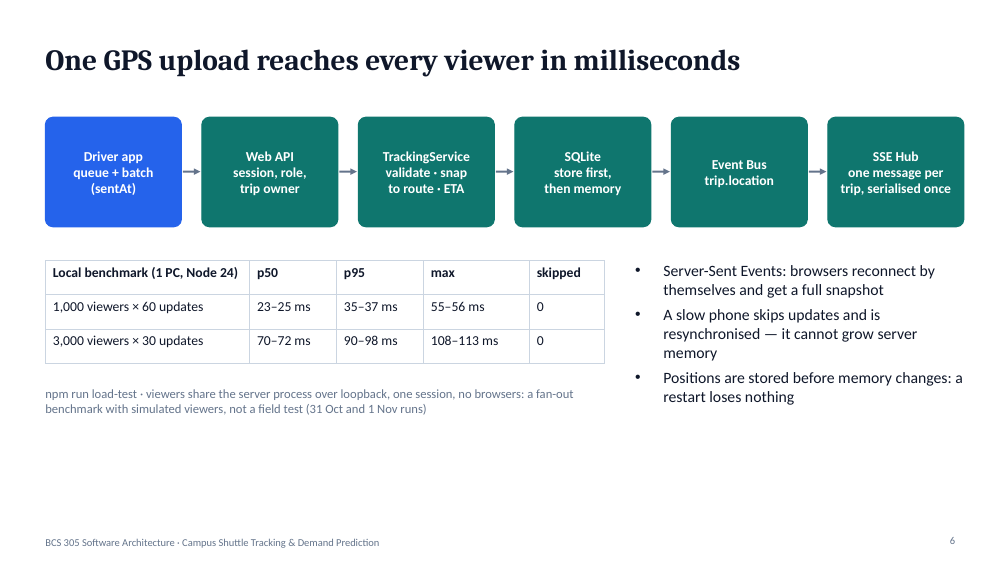
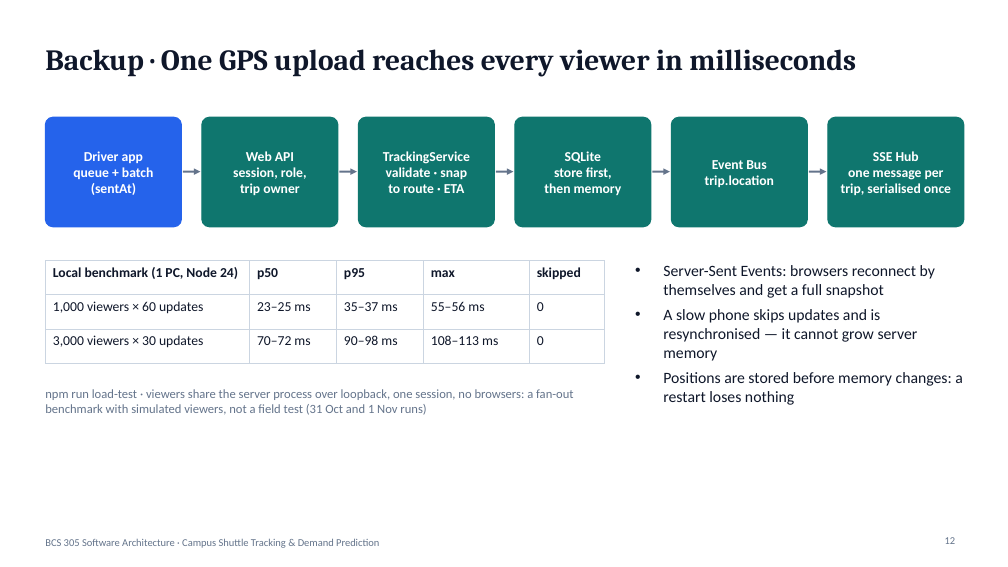
Before and after one commit to abdullahshammari796-ctrl/CampusShuttle, a slide deck: slide 12 of docs/presentation/campus-shuttle-presentation.pptx (slide 6 before the commit). Drawn at 1008x567 pixels with LibreOffice and Linux fonts; fonts in the diff are those of the drawing. Boxes give left, top, right and bottom in pixels: in the first picture for what was removed or moved away, otherwise in the second. Text is boxed around its words. In the diff, an @@ line names an element or a change of style, - is before the commit and + after.

```diff
--- a/docs/presentation/campus-shuttle-presentation.pptx
+++ b/docs/presentation/campus-shuttle-presentation.pptx
@@ title at box(45, 49, 856, 76): text changed @@
-One GPS upload reaches every viewer in milliseconds
+Backup · One GPS upload reaches every viewer in milliseconds
@@ page number at box(945, 537, 956, 544): text changed @@
-6
+12
```
Also in this commit, not shown: 5 other slides changed, 6 slides added, 8 slides removed, 48 other files.
